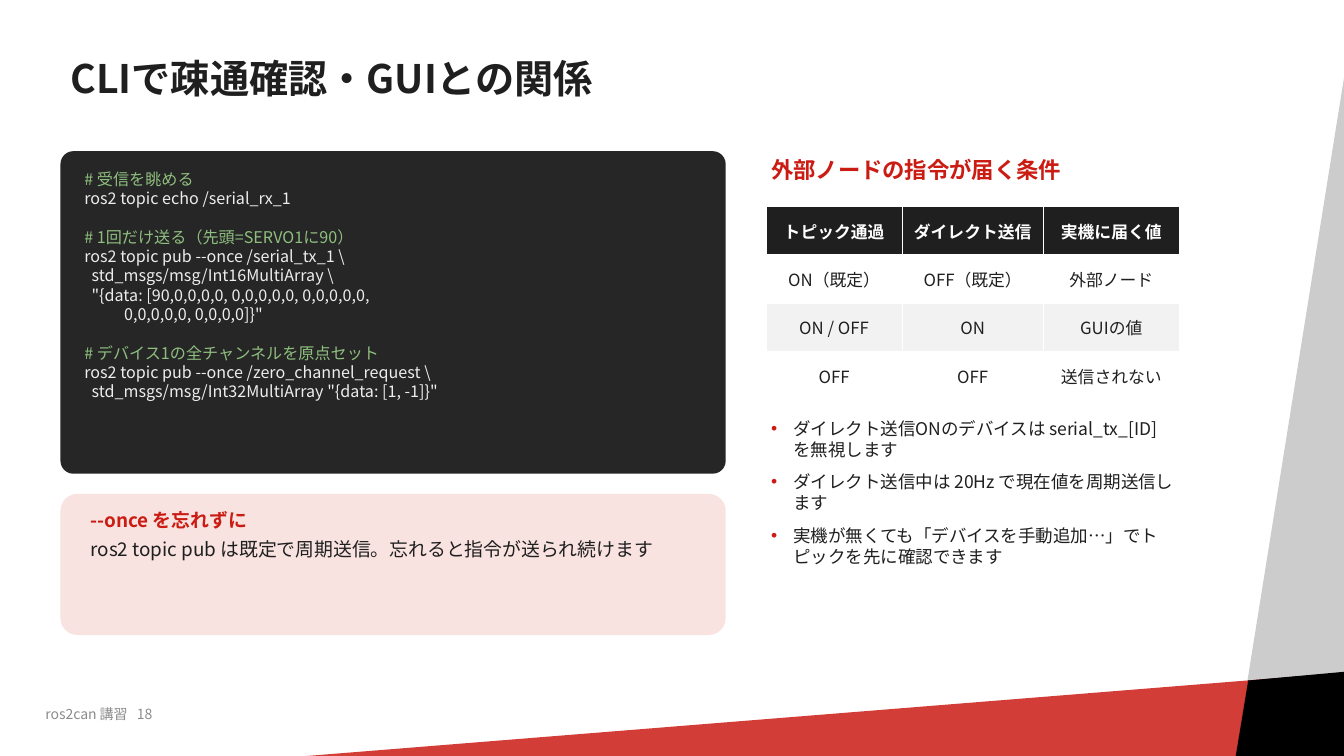
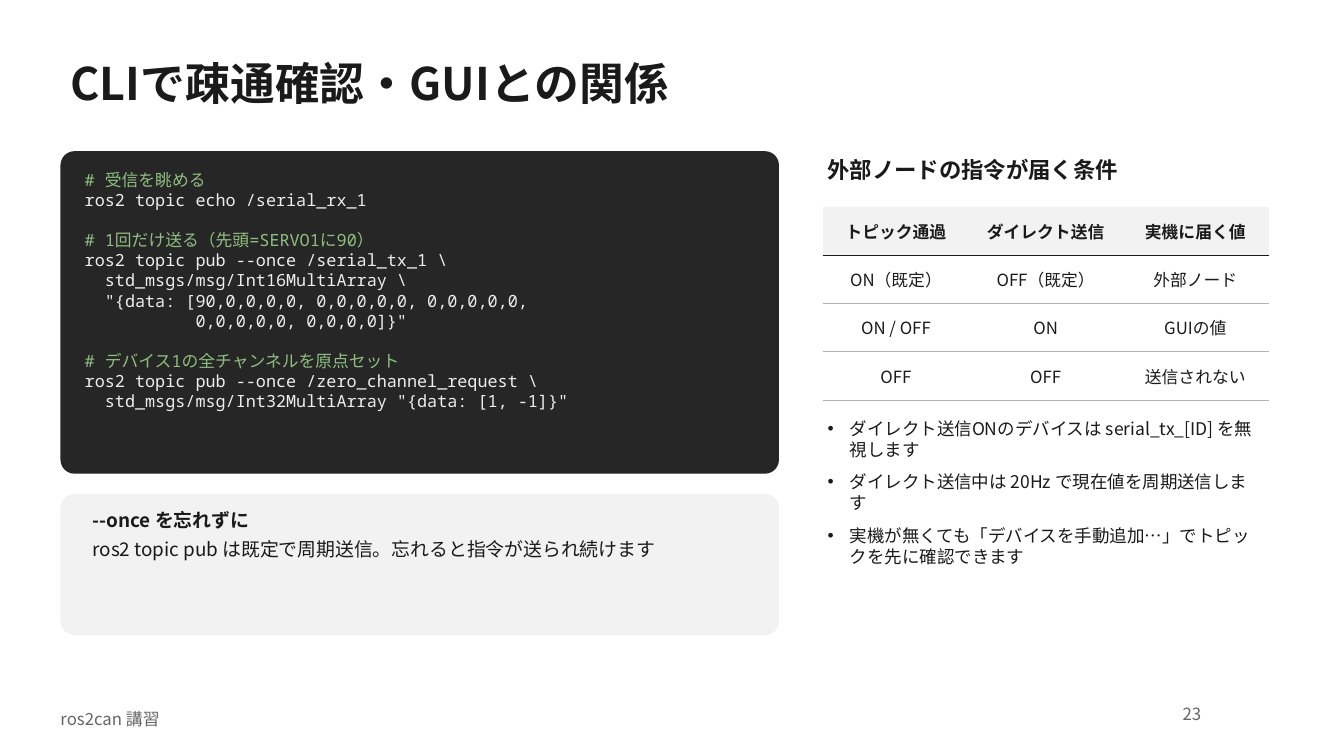
Before and after one commit to RRST-NHK-Project/ros2can, a slide deck: slide 23 of pptx/ros2can講習.pptx (slide 18 before the commit). Drawn at 1344x756 pixels with LibreOffice and Linux fonts; fonts in the diff are those of the drawing; background and template pictures are left out. Boxes give left, top, right and bottom in pixels: in the first picture for what was removed or moved away, otherwise in the second. Text is boxed around its words. In the diff, an @@ line names an element or a change of style, - is before the commit and + after.

```diff
--- a/pptx/ros2can講習.pptx
+++ b/pptx/ros2can講習.pptx
@@ rectangle removed at [1136,18,1344,756] @@
@@ title "CLIで疎通確認・GUIとの関係" at [71,62,670,104]: size 28 to 32 pt, text colour #1F1F1F to #1A1A1A; line spacing 0.9 to 1 @@
@@ rounded rectangle "# 受信を眺める": place and size @@
-rounded rectangle "# 受信を眺める" at [60,151,726,474]
+rounded rectangle "# 受信を眺める" at [60,151,779,474]
@@ rounded rectangle "# 受信を眺める" at [60,151,779,474]: size 11.5 to 12 pt, font Noto Sans CJK JP to Noto Sans Mono; proportions changed @@
@@ text "外部ノードの指令が届く条件": place and size @@
-text "外部ノードの指令が届く条件" at [771,159,1061,180]
+text "外部ノードの指令が届く条件" at [828,159,1118,180]
@@ text "外部ノードの指令が届く条件" at [828,159,1118,180]: text colour #CB1C14 to #1A1A1A @@
@@ table at [823,207,1269,400] @@
@@ fill #1F1F1F to #F2F2F2 in row 1 @@
@@ fill #FFFFFF to none in 6 cells @@
@@ fill #F2F2F2 to none in row 3 @@
@@ text colour #FFFFFF to #1A1A1A in "トピック通過", "ダイレクト送信", "実機に届く値" @@
@@ text colour #1F1F1F to #1A1A1A in "ON（既定）", "OFF（既定）", "外部ノード", "ON / OFF" and 5 more places @@
@@ borders changed @@
@@ table: place and size @@
-table at [766,207,1180,400]
+table at [823,207,1269,400]
@@ text "ダイレクト送信ONのデバイスは serial_tx_[ID] を無視します": place and size @@
-text "ダイレクト送信ONのデバイスは serial_tx_[ID] を無視します" at [793,420,1174,565]
+text "ダイレクト送信ONのデバイスは serial_tx_[ID] を無視します" at [850,420,1252,565]
@@ text "ダイレクト送信ONのデバイスは serial_tx_[ID] を無視します" at [850,420,1252,565]: text colour #1F1F1F to #1A1A1A; bullet colour #CB1C14 to #1A1A1A @@
@@ rounded rectangle: place and size @@
-rounded rectangle at [60,494,726,635]
+rounded rectangle at [60,494,779,635]
@@ rounded rectangle at [60,494,779,635]: fill #F9E3E1 to #F2F2F2; proportions changed @@
@@ text "--once を忘れずに" at [93,511,655,561]: text colour #CB1C14 to #1A1A1A in "--once を忘れずに"; text colour #1F1F1F to #1A1A1A in "ros2 topic pub は既定で周期送信。忘れると指令が送られ続けます" @@
@@ rectangle removed at [57,666,1344,756] @@
@@ parallelogram removed at [1218,666,1344,756] @@
@@ text removed at [45,707,153,720] @@
-ros2can 講習 18
@@ text added at [60,711,160,727], 12 pt, text #666666 @@
+ros2can 講習
@@ page number added at [1183,707,1202,720], 12 pt, text #666666 @@
+23
```
Also in this commit, not shown: 22 other slides changed, 12 slides added, 5 other files.
